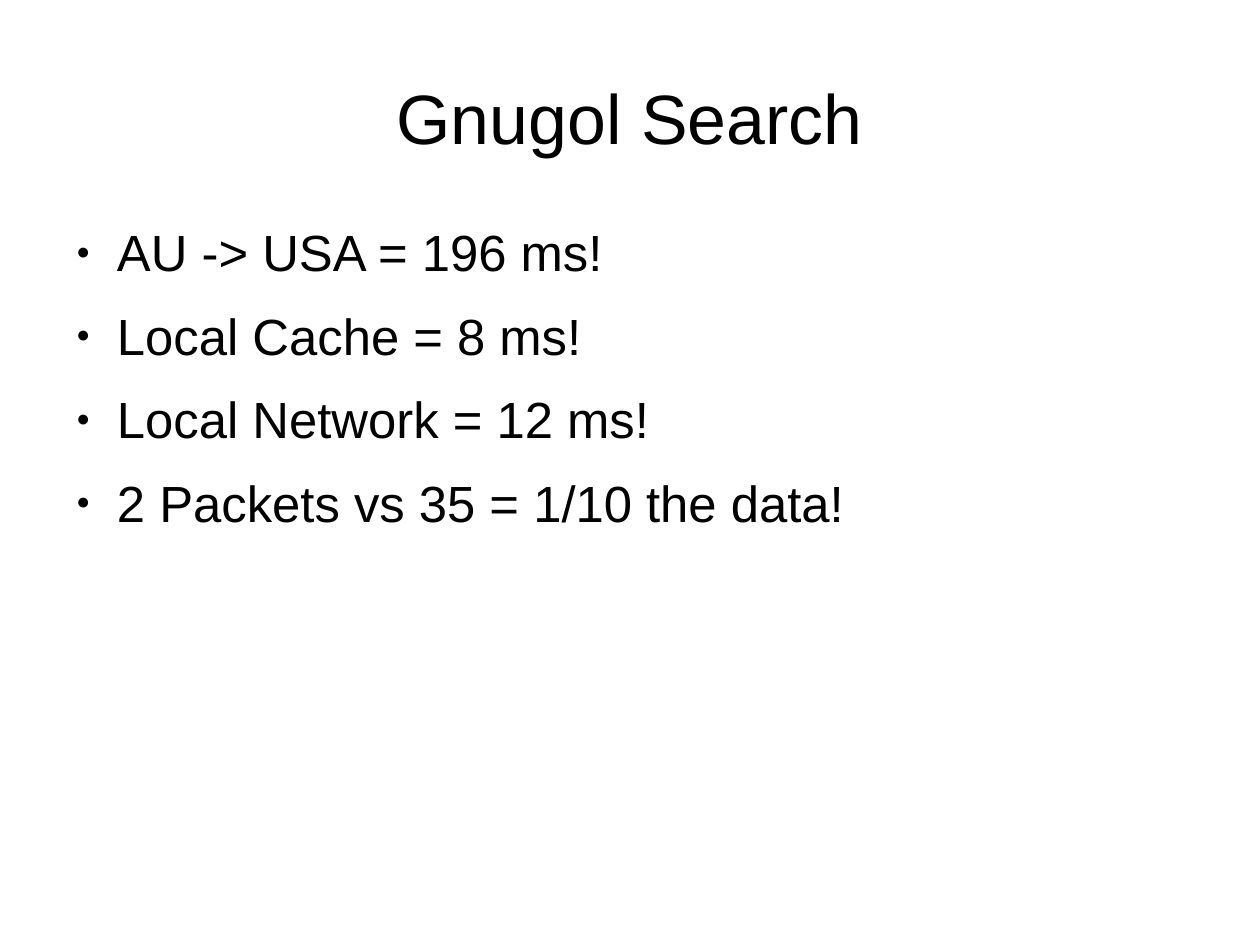
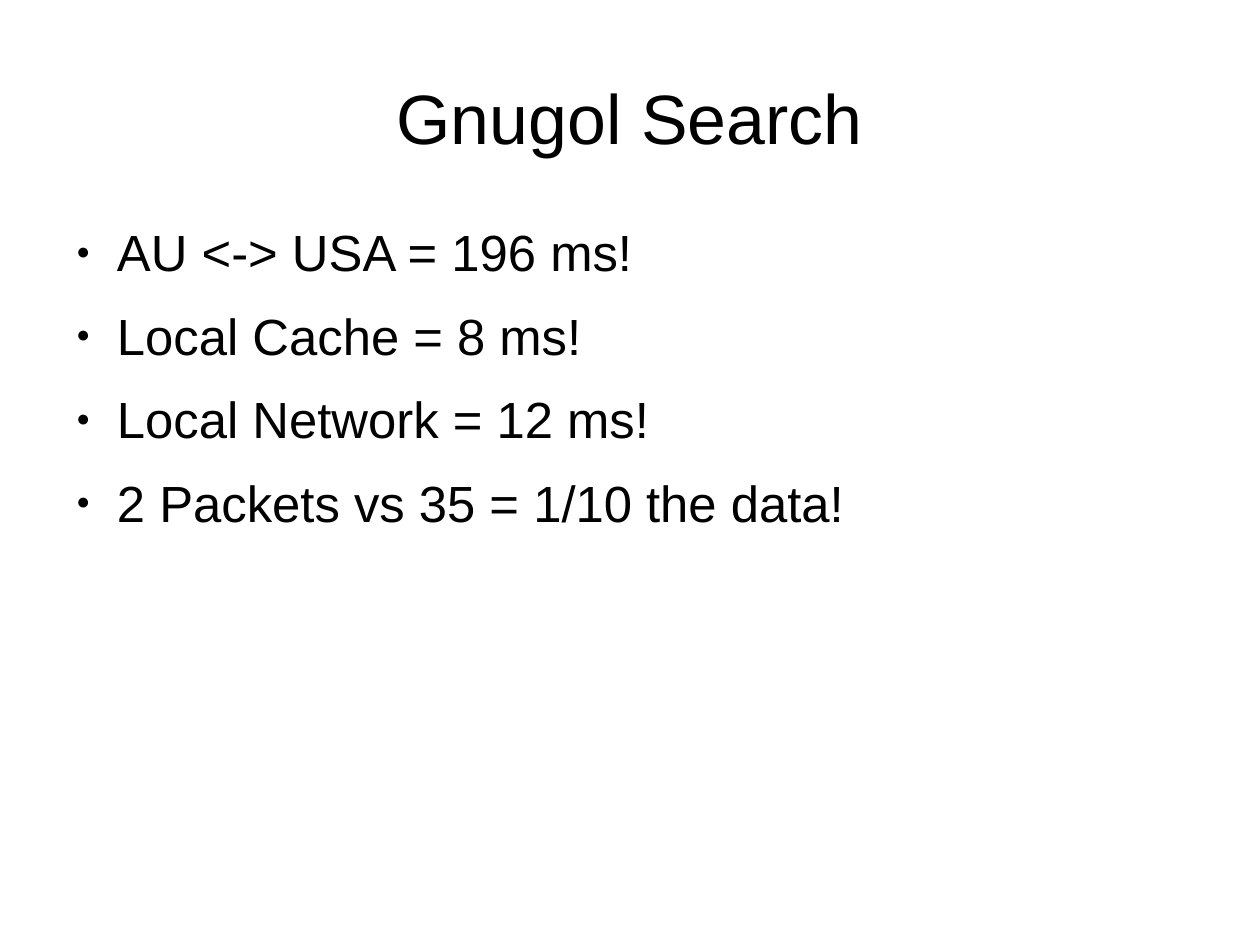
Before and after one commit to dtaht/Gnugol, a slide deck: slide 13 of doc/gnugol.odp (slide 12 before the commit). Drawn at 1260x945 pixels with LibreOffice and Linux fonts; fonts in the diff are those of the drawing. Boxes give left, top, right and bottom in pixels: in the first picture for what was removed or moved away, otherwise in the second. Text is boxed around its words. In the diff, an @@ line names an element or a change of style, - is before the commit and + after.

```diff
--- a/doc/gnugol.odp
+++ b/doc/gnugol.odp
@@ text at <box>117,235,632,272</box>: text changed @@
-● AU -> USA = 196 ms!
+● AU <-> USA = 196 ms!
```
Also in this commit, not shown: 5 other slides changed, 5 slides added, 1 slide removed.
